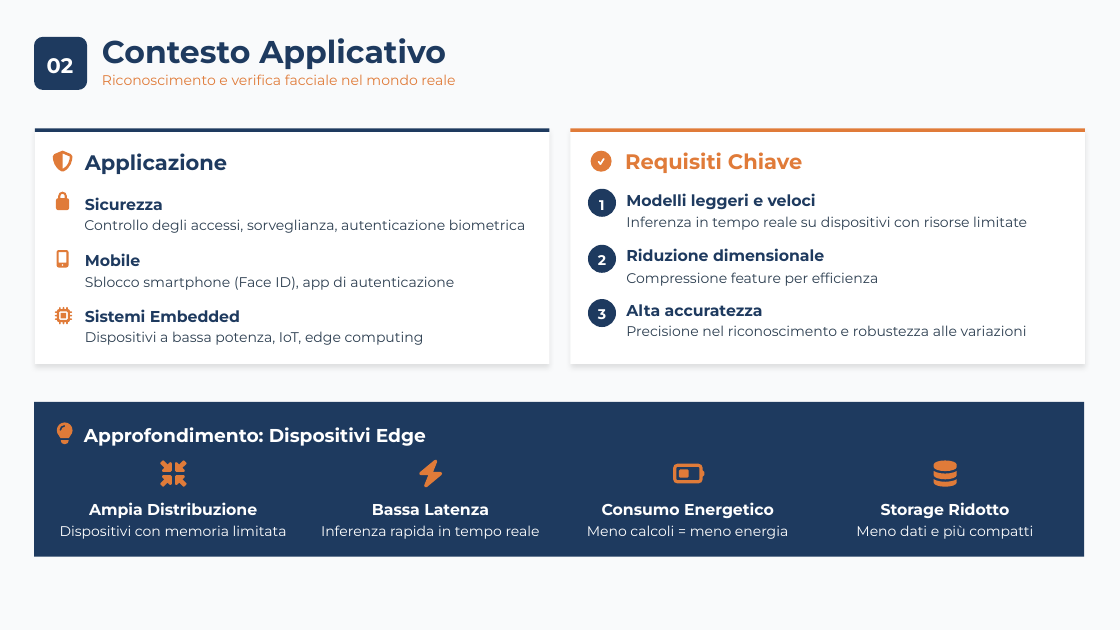
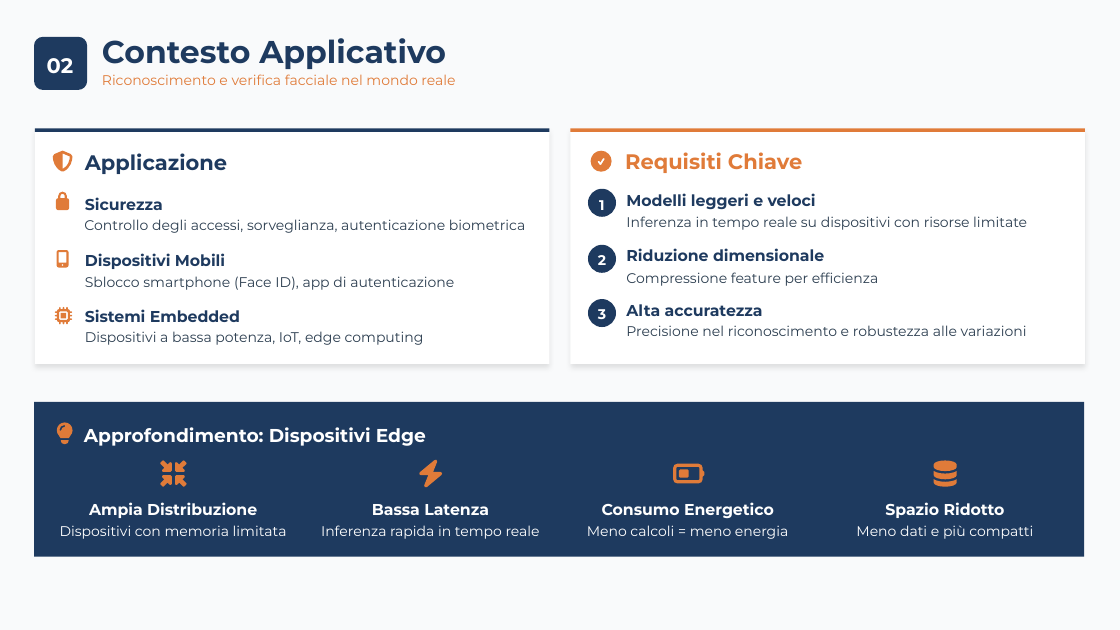
Before and after one commit to carrieroroberto/face-recognition-dimensionality-reduction, a slide deck: slide 4 of results/presentation/Carriero, Leone - Analisi Comparativa per Riduzione Dimensionale, Approccio Lineare e Non-Lineare per Riconoscimento e Verifica Facciale.pptx. Drawn at 1120x630 pixels with LibreOffice and Linux fonts; fonts in the diff are those of the drawing. Boxes give left, top, right and bottom in pixels: in the first picture for what was removed or moved away, otherwise in the second. Text is boxed around its words. In the diff, an @@ line names an element or a change of style, - is before the commit and + after.

```diff
--- a/results/presentation/Carriero, Leone - Analisi Comparativa per Riduzione Dimensionale, Approccio Lineare e Non-Lineare per Riconoscimento e Verifica Facciale.pptx
+++ b/results/presentation/Carriero, Leone - Analisi Comparativa per Riduzione Dimensionale, Approccio Lineare e Non-Lineare per Riconoscimento e Verifica Facciale.pptx
@@ text at (85,253,225,269): text changed @@
-Mobile
+Dispositivi Mobili
@@ text at (885,502,1005,518): text changed @@
-Storage Ridotto
+Spazio Ridotto
```
Also in this commit, not shown: 19 other slides changed, 2 other files.
